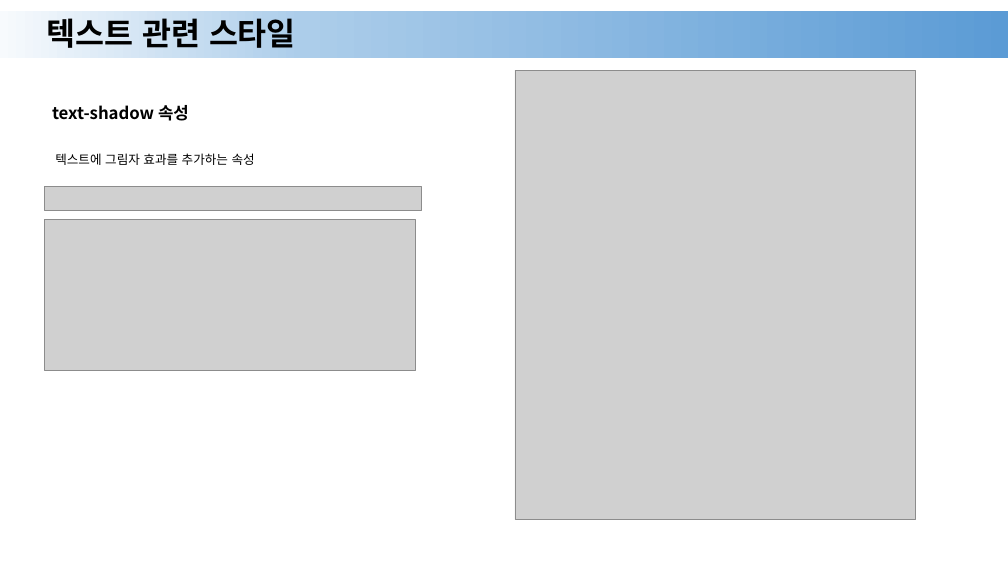
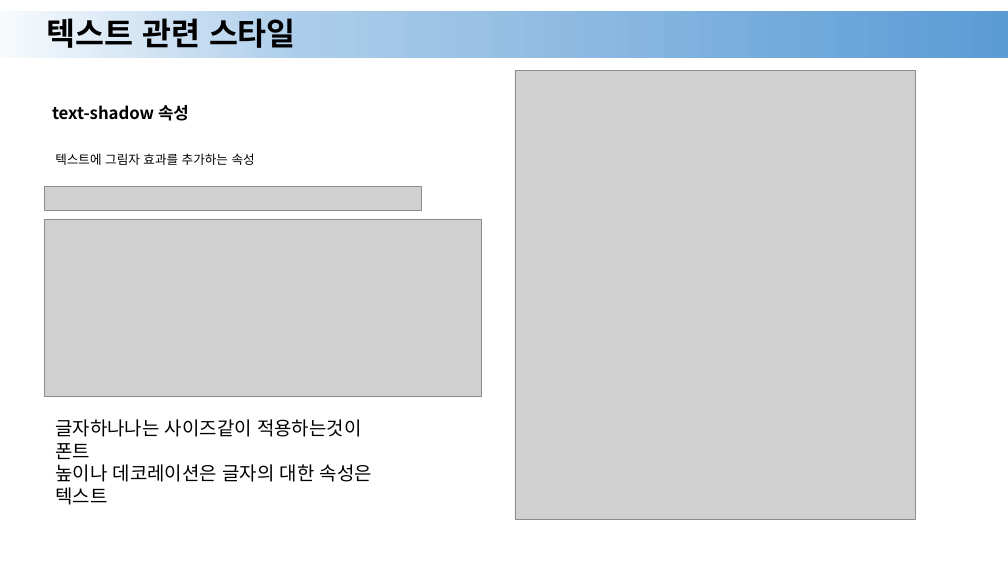
Before and after one commit to Nangnaa/html-css-javascript, a slide deck: slide 9 of HTML/ppt/07.pptx. Drawn at 1008x567 pixels with LibreOffice and Linux fonts; fonts in the diff are those of the drawing; grey boxes stand for pictures. Boxes give left, top, right and bottom in pixels: in the first picture for what was removed or moved away, otherwise in the second. Text is boxed around its words. In the diff, an @@ line names an element or a change of style, - is before the commit and + after.

```diff
--- a/HTML/ppt/07.pptx
+++ b/HTML/ppt/07.pptx
@@ picture: place and size @@
-picture at box(45, 220, 416, 371)
+picture at box(45, 220, 481, 397)
@@ text added at box(55, 419, 372, 505), 18 pt, text #000000 @@
+글자하나나는 사이즈같이 적용하는것이 폰트
+높이나 데코레이션은 글자의 대한 속성은 텍스트
```
Also in this commit, not shown: 2 other slides changed, 8 other files.
